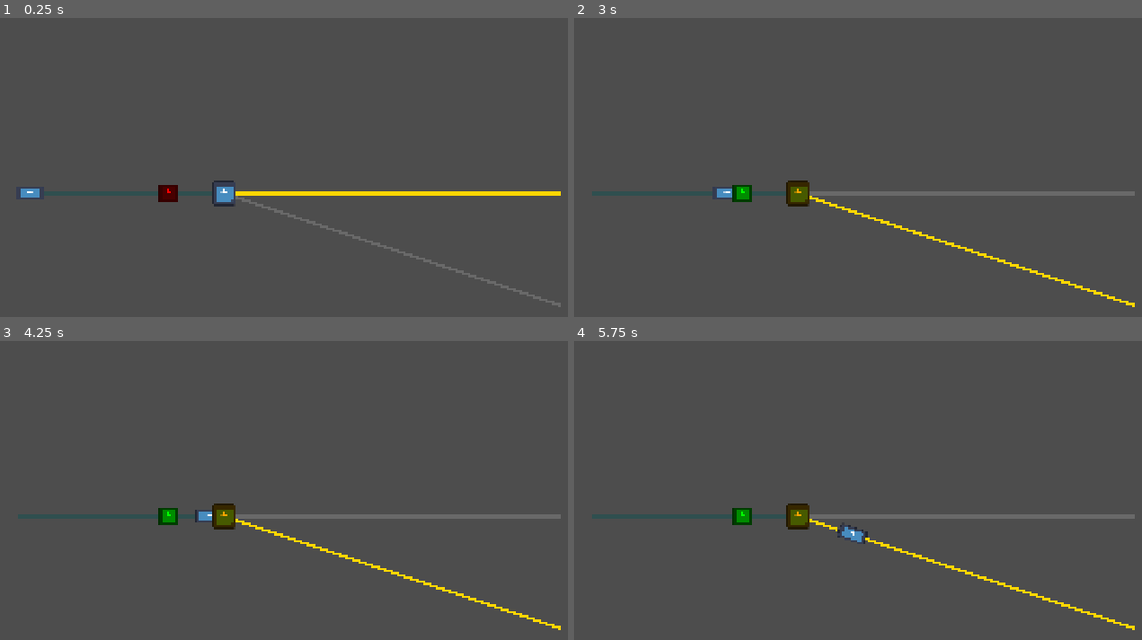
Above: before the commit, frames 1-4 (two rows, left to right).
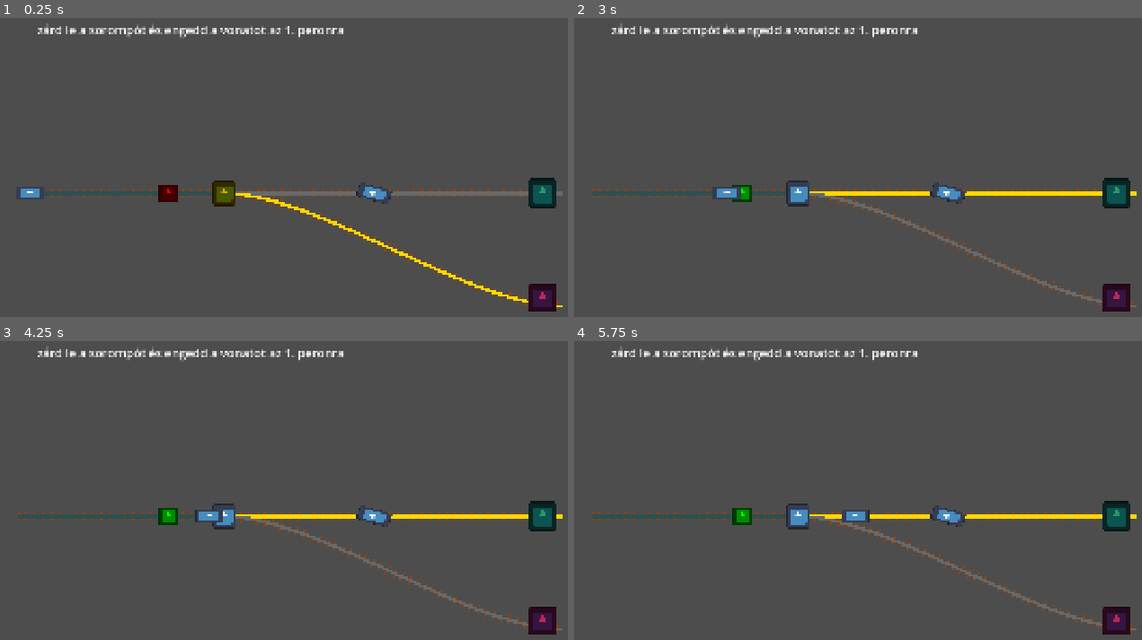
Above: after the commit, the same moments.

Repository: sanyialmasi/trainlogicgame
Game: Godot game, scene res://scenes/levels/level_01.tscn
Two runs of this game, one before a commit and one after it. Both use one fixed random seed, a clock stepped at 60 frames per second and the inputs below. The engine's default icon, where the game draws it, is replaced by a stand-in: a white triangle on a blue panel in a dark square.
Inputs (mouse positions are in pixels of both pictures, inside the frame that each line leads up to):
- Up to frame 1 (0.25 s): no input
- Up to frame 2 (3 s): move the mouse to (744, 194) at 0.52 s; click (744, 194) at 0.67 s; move the mouse to (801, 194) at 1.27 s; click (801, 194) at 1.42 s; move the mouse to (965, 119) at 2.02 s; click (965, 119) at 2.17 s; move the mouse to (858, 290) at 2.77 s; click (858, 290) at 2.92 s
- Up to frame 3 (4.25 s): move the mouse to (539, 592) at 3.52 s; click (539, 592) at 3.67 s
- Up to frame 4 (5.75 s): move the mouse to (681, 469) at 4.27 s; click (681, 469) at 4.42 s; move the mouse to (931, 532) at 5.02 s; click (931, 532) at 5.17 s

The runs differ from the first frame. In frame 1, 4.4% of the frame differs, in the area x 6-100%, y 1-99%; in frame 2, 4.5%; in frame 3, 4.4%; in frame 4, 4.6%, in the area x 3-100%, y 1-99%.

Commit message:
1. palya protoipus elkeszitese, sorompo, celallomasok, szoveg megjelenitese, gomb
Működő játékmechanikák implementálása az első szinten

Diff:
--- a/scenes/levels/level_01.tscn
+++ b/scenes/levels/level_01.tscn
@@ -3,7 +3,9 @@
 [ext_resource type="Script" uid="uid://by5eti45melce" path="res://scripts/level_01.gd" id="1_m802k"]
 [ext_resource type="PackedScene" uid="uid://bjhweaiw38148" path="res://scenes/objects/rail_signal.tscn" id="2_2djvx"]
 [ext_resource type="PackedScene" uid="uid://7brtuo55ofad" path="res://scenes/objects/train.tscn" id="2_uvc87"]
+[ext_resource type="PackedScene" uid="uid://cmwo1rvfqmpab" path="res://scenes/objects/station_goal.tscn" id="3_50wog"]
 [ext_resource type="PackedScene" uid="uid://bhs6isdxncdrs" path="res://scenes/objects/track_switch.tscn" id="3_uvc87"]
+[ext_resource type="PackedScene" uid="uid://bnhwtrjoyjev2" path="res://scenes/objects/rail_barrier.tscn" id="6_1ey3t"]
 
 [sub_resource type="Curve2D" id="Curve2D_m802k"]
 _data = {
@@ -19,7 +21,7 @@
 
 [sub_resource type="Curve2D" id="Curve2D_2djvx"]
 _data = {
-"points": PackedVector2Array(0, 0, 0, 0, 700, 500, 0, 0, 0, 0, 1600, 800)
+"points": PackedVector2Array(0, 0, 250, 0, 700, 500, -250, 0, 0, 0, 1600, 800)
 }
 point_count = 2
 
@@ -32,6 +34,7 @@
 [node name="Line2D" type="Line2D" parent="EntryPath" unique_id=2084589082]
 
 [node name="Train" parent="EntryPath" unique_id=10743402 instance=ExtResource("2_uvc87")]
+z_index = 10
 position = Vector2(150, 500)
 
 [node name="StraightPath" type="Path2D" parent="." unique_id=724308082]
@@ -50,5 +53,38 @@
 [node name="TrackSwitch" parent="." unique_id=656361100 node_paths=PackedStringArray("straight_path", "branch_path") instance=ExtResource("3_uvc87")]
 position = Vector2(700, 500)
 scale = Vector2(0.5, 0.5)
+is_branching = true
 straight_path = NodePath("../StraightPath")
 branch_path = NodePath("../BranchPath")
+
+[node name="RailBarrier" parent="." unique_id=212173070 instance=ExtResource("6_1ey3t")]
+position = Vector2(1100, 500)
+
+[node name="CanvasLayer" type="CanvasLayer" parent="." unique_id=140857315]
+
+[node name="StatusLabel" type="Label" parent="CanvasLayer" unique_id=824565747]
+visible = false
+offset_left = 200.0
+offset_top = 50.0
+offset_right = 265.0
+offset_bottom = 95.0
+theme_override_font_sizes/font_size = 32
+text = "Újra"
+
+[node name="RestartButton" type="Button" parent="CanvasLayer" unique_id=365864155]
+visible = false
+offset_left = 850.0
+offset_top = 200.0
+offset_right = 891.0
+offset_bottom = 231.0
+text = "Újra"
+
+[node name="StationGoal" parent="." unique_id=2026654803 instance=ExtResource("3_50wog")]
+modulate = Color(0.16703606, 0.5991593, 0.41659364, 1)
+position = Vector2(1550, 500)
+
+[node name="StationGoal2" parent="." unique_id=752858920 instance=ExtResource("3_50wog")]
+modulate = Color(0.74288017, 0.15355378, 0.34102935, 1)
+position = Vector2(1550, 780)
+is_correct_destination = false
+station_name = "2-es peron"
--- /dev/null
+++ b/scenes/objects/rail_barrier.tscn
@@ -0,0 +1,16 @@
+[gd_scene format=3 uid="uid://bnhwtrjoyjev2"]
+
+[ext_resource type="Script" uid="uid://wiyb0jpwxcs8" path="res://scripts/rail_barrier.gd" id="1_jbvu7"]
+[ext_resource type="Texture2D" uid="uid://wcgktfnenw37" path="res://icon.svg" id="1_krqtr"]
+
+[sub_resource type="RectangleShape2D" id="RectangleShape2D_jcjq6"]
+
+[node name="RailBarrier" type="Area2D" unique_id=212173070]
+script = ExtResource("1_jbvu7")
+
+[node name="CollisionShape2D" type="CollisionShape2D" parent="." unique_id=500853377]
+shape = SubResource("RectangleShape2D_jcjq6")
+
+[node name="Sprite2D" type="Sprite2D" parent="." unique_id=1481848936]
+scale = Vector2(0.3, 0.7)
+texture = ExtResource("1_krqtr")
--- /dev/null
+++ b/scenes/objects/station_goal.tscn
@@ -0,0 +1,16 @@
+[gd_scene format=3 uid="uid://cmwo1rvfqmpab"]
+
+[ext_resource type="Texture2D" uid="uid://wcgktfnenw37" path="res://icon.svg" id="1_7y141"]
+[ext_resource type="Script" uid="uid://2fihywy7777c" path="res://scripts/station_goal.gd" id="1_ckshv"]
+
+[sub_resource type="RectangleShape2D" id="RectangleShape2D_jcjq6"]
+
+[node name="StationGoal" type="Area2D" unique_id=2026654803]
+script = ExtResource("1_ckshv")
+
+[node name="CollisionShape2D" type="CollisionShape2D" parent="." unique_id=764662138]
+shape = SubResource("RectangleShape2D_jcjq6")
+
+[node name="Sprite2D" type="Sprite2D" parent="." unique_id=82829983]
+scale = Vector2(0.6, 0.6)
+texture = ExtResource("1_7y141")
--- a/scripts/level_01.gd
+++ b/scripts/level_01.gd
@@ -1,4 +1,7 @@
 extends Node2D
+
+@onready var status_label: Label = $CanvasLayer/StatusLabel
+@onready var restart_button: Button = $CanvasLayer/RestartButton
 
 func _ready() -> void:
 	for path in [$EntryPath, $StraightPath, $BranchPath]:
@@ -6,11 +9,52 @@
 		line.points = path.curve.get_baked_points()
 		line.width = 8.0
 		line.default_color = Color.DARK_SLATE_GRAY
+		line.begin_cap_mode = Line2D.LINE_CAP_ROUND
+		line.end_cap_mode = Line2D.LINE_CAP_ROUND
+		_draw_sleepers(path)
 
 	$TrackSwitch.switched.connect(_on_switch_changed)
 	_on_switch_changed($TrackSwitch.is_branching)
 
+	var train: Train = $EntryPath/Train
+	train.level_completed.connect(_on_level_finished.bind(true))
+	train.level_failed.connect(_on_level_finished.bind(false))
+
+
+	status_label.position = Vector2(200, 40)
+	status_label.add_theme_font_size_override("font_size", 32)
+	status_label.visible = true
+	status_label.text = "zárd le a sorompót és engedd a vonatot az 1. peronra"
+
+	restart_button.position = Vector2(850, 110)
+	restart_button.text = "Újrapróbálás"
+	restart_button.visible = false
+	restart_button.pressed.connect(get_tree().reload_current_scene)
+
+
+func _draw_sleepers(path: Path2D) -> void:
+	var length: float = path.curve.get_baked_length()
+	var distance: float = 0.0
+	while distance < length:
+		var pos: Vector2 = path.curve.sample_baked(distance)
+		var transform_2d: Transform2D = path.curve.sample_baked_with_rotation(distance)
+		var normal: Vector2 = transform_2d.y.normalized()
+
+		var sleeper := Line2D.new()
+		sleeper.width = 5.0
+		sleeper.default_color = Color.SADDLE_BROWN
+		sleeper.z_index = -1
+		sleeper.points = PackedVector2Array([pos - normal * 12.0, pos + normal * 12.0])
+		path.add_child(sleeper)
+
+		distance += 22.0
+
+
 func _on_switch_changed(is_branching: bool) -> void:
-	# Az aktív vágány világosabb/vastagabb lesz, hogy a gyerek lássa az útvonalat
 	$StraightPath/Line2D.default_color = Color.DIM_GRAY if is_branching else Color.GOLD
 	$BranchPath/Line2D.default_color = Color.GOLD if is_branching else Color.DIM_GRAY
+
+func _on_level_finished(message: String, is_win: bool) -> void:
+	status_label.text = message
+	status_label.modulate = Color.LIGHT_GREEN if is_win else Color.SALMON
+	restart_button.visible = true
--- /dev/null
+++ b/scripts/rail_barrier.gd
@@ -0,0 +1,19 @@
+class_name RailBarrier
+extends Area2D
+
+signal state_changed(is_closed: bool)
+
+@export var is_closed: bool = false
+
+func _ready() -> void:
+	update_visuals()
+
+func _input_event(_viewport: Viewport, event: InputEvent, _shape_idx: int) -> void:
+	if event is InputEventMouseButton and event.pressed and event.button_index == MOUSE_BUTTON_LEFT:
+		is_closed = not is_closed
+		state_changed.emit(is_closed)
+		update_visuals()
+
+func update_visuals() -> void:
+	modulate = Color.CRIMSON if is_closed else Color.WHITE
+	rotation_degrees = 0.0 if is_closed else -75.0
--- /dev/null
+++ b/scripts/station_goal.gd
@@ -0,0 +1,5 @@
+class_name StationGoal
+extends Area2D
+
+@export var is_correct_destination: bool = true
+@export var station_name: String = "1-es peron"
--- a/scripts/track_switch.gd
+++ b/scripts/track_switch.gd
@@ -6,6 +6,10 @@
 @export var is_branching: bool = false
 @export var straight_path: Path2D
 @export var branch_path: Path2D
+
+
+func _ready() -> void:
+	update_visuals()
 
 func _input_event(_viewport: Viewport, event: InputEvent, _shape_idx: int) -> void:
 	if event is InputEventMouseButton and event.pressed and event.button_index == MOUSE_BUTTON_LEFT:
@@ -16,5 +20,9 @@
 	switched.emit(is_branching)
 	modulate = Color.ORANGE if is_branching else Color.WHITE
 
+
+func update_visuals() -> void:
+	modulate = Color.ORANGE if is_branching else Color.WHITE
+
 func get_active_path() -> Path2D:
 	return branch_path if is_branching else straight_path
--- a/scripts/train.gd
+++ b/scripts/train.gd
@@ -1,8 +1,8 @@
 class_name Train
 extends PathFollow2D
 
-signal reached_destination(train: Train)
-signal crashed(reason: String)
+signal level_completed(message: String)
+signal level_failed(reason: String)
 
 @export var speed: float = 120.0
 var is_stopped: bool = false
@@ -13,7 +13,6 @@
 	$SensorArea.area_exited.connect(_on_area_exited)
 
 func _process(delta: float) -> void:
-	# Ha piros jelzőnél állunk, figyeljük, mikor vált zöldre
 	if current_signal != null:
 		is_stopped = not current_signal.is_green
 
@@ -21,8 +20,6 @@
 		return
 
 	progress += speed * delta
-	if progress_ratio >= 1.0:
-		reached_destination.emit(self)
 
 func _on_area_entered(area: Area2D) -> void:
 	if area is RailSignal:
@@ -32,10 +29,24 @@
 	elif area is TrackSwitch:
 		var next_path: Path2D = area.get_active_path()
 		if next_path != null:
-			# Átlépés a váltó által kijelölt következő sínszakaszra
-			reparent(next_path)
-			progress = 0.0
+			call_deferred("_switch_to_path", next_path)
+	elif area is RailBarrier:
+		if not area.is_closed:
+			is_stopped = true
+			level_failed.emit("sorompó nyitva az átjáróban")
+	elif area is StationGoal:
+		is_stopped = true
+		if area.is_correct_destination:
+			level_completed.emit("vonat megérkezett: " + area.station_name)
+		else:
+			level_failed.emit("rossz vágány")
 
 func _on_area_exited(area: Area2D) -> void:
 	if area == current_signal:
 		current_signal = null
+
+func _switch_to_path(next_path: Path2D) -> void:
+	var current_global_pos: Vector2 = global_position
+	reparent(next_path, false)
+	var local_pos: Vector2 = next_path.to_local(current_global_pos)
+	progress = next_path.curve.get_closest_offset(local_pos)
Not shown, added: scripts/rail_barrier.gd.uid
Not shown, added: scripts/station_goal.gd.uid
